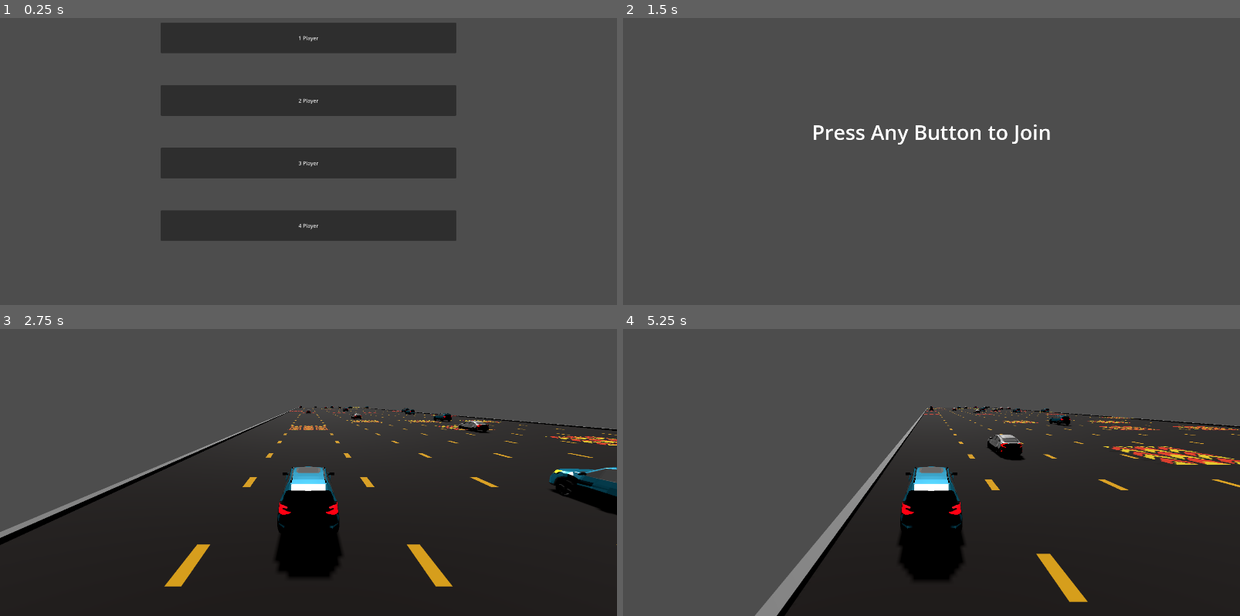
Above: before the commit, frames 1-4 (two rows, left to right).
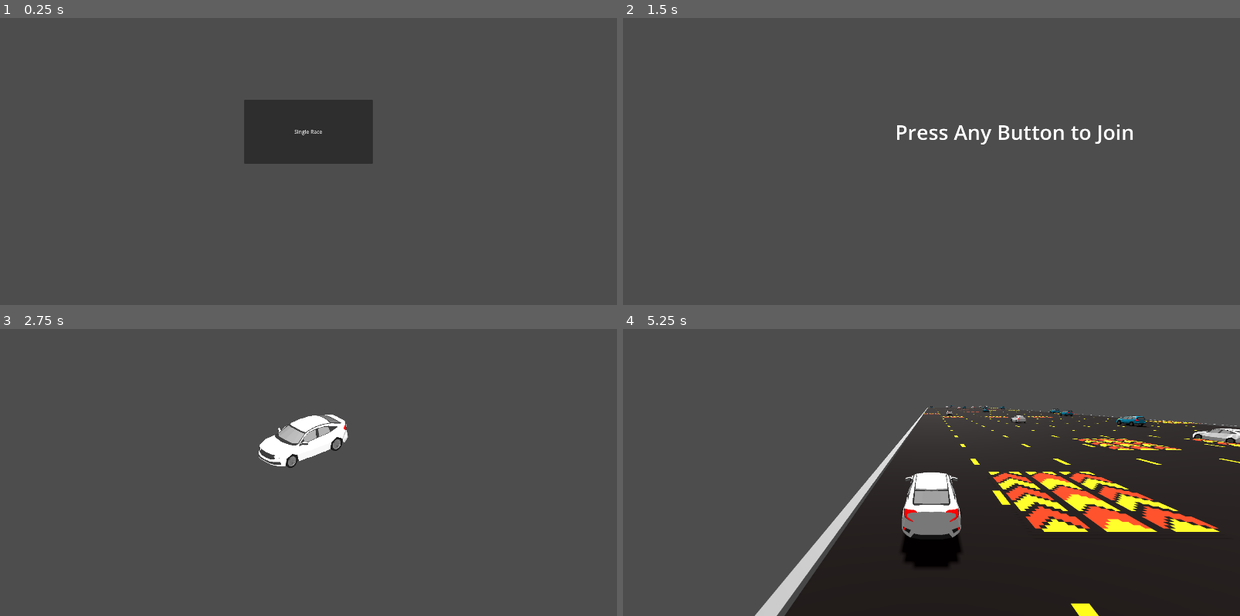
Above: after the commit, the same moments.

Repository: ethanbaedke/Race-Down-Roosevelt
Game: Godot game, scene res://game_manager.tscn
Two runs of this game, one before a commit and one after it. Both use one fixed random seed, a clock stepped at 60 frames per second and the inputs below.
Inputs (mouse positions are in pixels of both pictures, inside the frame that each line leads up to):
- Up to frame 1 (0.25 s): no input
- Up to frame 2 (1.5 s): click "1 Player" (after the commit: "Single Race") at 0.5 s; click (931, 38) at 1.25 s, where only the run after the commit has a clickable "1 Player"
- Up to frame 3 (2.75 s): tap Enter at 2 s; move the mouse to (444, 426) at 2.02 s; hold D from 2.03 s (still down); tap C at 2.1 s; click (444, 426) at 2.17 s
- Up to frame 4 (5.25 s): move the mouse to (808, 461) at 2.77 s; release D at 2.78 s; hold A 2.78-3.53 s; tap X at 2.85, 4.35 s; move the mouse to (993, 366) at 3.52 s; hold D 3.53-5.03 s; tap C at 3.6, 5.1 s; move the mouse to (900, 512) at 4.27 s; click (900, 512) at 4.42 s; move the mouse to (1116, 495) at 5.02 s; hold A from 5.03 s (still down)

The runs differ from the first frame. In frame 1, 20% of the frame differs, in the area x 26-74%, y 1-78%; in frame 2, 1.2%; in frame 3, 58%, in the area x 0-100%, y 26-100%; in frame 4, 11%.

Commit message:
Added main menu and menu manager to handle menu transitions.

Diff:
--- a/race-down-roosevelt/autoloads/rdr_logger.gd
+++ b/race-down-roosevelt/autoloads/rdr_logger.gd
@@ -49,6 +49,7 @@
 		return
 
 	var prefix:String = _get_prefix(source)
+	# TODO: This does not always print since the engine shuts down the console before the print is processed.
 	print_rich("[color=FUCHSIA]" + prefix + " " + contents + "[/color]")
 	get_tree().quit(1)
 
--- a/race-down-roosevelt/game_manager.gd
+++ b/race-down-roosevelt/game_manager.gd
@@ -1,57 +1,36 @@
 class_name GameManager extends Node
 
-@onready var _player_count_selection_scene:PackedScene = preload("res://menus/player_count_selection.tscn")
-@onready var _vehicle_selection_1p_scene:PackedScene = preload("res://menus/vehicle_selection_1p.tscn")
-@onready var _vehicle_selection_2p_scene:PackedScene = preload("res://menus/vehicle_selection_2p.tscn")
-@onready var _vehicle_selection_3p_scene:PackedScene = preload("res://menus/vehicle_selection_3p.tscn")
-@onready var _vehicle_selection_4p_scene:PackedScene = preload("res://menus/vehicle_selection_4p.tscn")
+@onready var _menu_manager_scene:PackedScene = preload("res://menus/menu_manager.tscn")
 @onready var _race_scene:PackedScene = preload("res://race/race.tscn")
 
-var _player_count_selection:PlayerCountSelection = null
-var _vehicle_selection:VehicleSelection = null
+var _menu_manager:MenuManager = null
 var _race:Race = null
+
+var _game_state:GameState = null
 
 func _ready() -> void:
 
+	_game_state = GameState.new()
+
 	while (true):
-		await _start_single_race()
+		# Create the menu manager.
+		_menu_manager = _menu_manager_scene.instantiate()
+		_menu_manager.game_state = _game_state
+		self.add_child(_menu_manager)
+
+		# Wait for menu manager to tell us to start a race.
+		await _menu_manager.ready_for_race
+		_menu_manager.queue_free()
+
+		# Start the race.
+		_race = _race_scene.instantiate()
+		# TODO: Replace racer parameters with passing game state directly to the race.
+		var params:RaceParameters = RaceParameters.new()
+		params.racer_objects = _game_state.racer_objects
+		_race.race_parameters = params
+		self.add_child(_race)
+		_race.setup_race()
+
+		# Wait for the race to tell us its ready for cleanup.
 		await _race.ready_for_cleanup
 		_race.queue_free()
-
-func _start_single_race() -> void:
-
-	RdrLogger.log(self, "Starting single race.")
-
-	# Have the user select the number of players they want in the game.
-	_player_count_selection = _player_count_selection_scene.instantiate()
-	self.add_child(_player_count_selection)
-	var player_count:int = await _player_count_selection.count_chosen
-	if (player_count == 0):
-		RdrLogger.fatal(self, _start_single_race.get_method() + " recieved invalid player count of " + str(player_count) + ". Must be 1-4.")
-		return
-	_player_count_selection.queue_free()
-
-	# Have players select their vehicles.
-	match (player_count):
-		1:
-			_vehicle_selection = _vehicle_selection_1p_scene.instantiate()
-		2:
-			_vehicle_selection = _vehicle_selection_2p_scene.instantiate()
-		3:
-			_vehicle_selection = _vehicle_selection_3p_scene.instantiate()
-		4:
-			_vehicle_selection = _vehicle_selection_4p_scene.instantiate()
-		_:
-			RdrLogger.fatal(self, _start_single_race.get_method() + " recieved invalid player count of " + str(player_count) + ". Must be 1-4.")
-			return
-	self.add_child(_vehicle_selection)
-	var racers:Array[RacerObject] = await _vehicle_selection.all_players_ready
-	_vehicle_selection.queue_free()
-
-	# Start the race.
-	var params:RaceParameters = RaceParameters.new()
-	params.racer_objects = racers
-	_race = _race_scene.instantiate()
-	_race.race_parameters = params
-	self.add_child(_race)
-	_race.setup_race()
--- /dev/null
+++ b/race-down-roosevelt/game_state.gd
@@ -0,0 +1,4 @@
+class_name GameState extends Resource
+
+@export var num_players:int = 0
+@export var racer_objects:Array[RacerObject] = []
--- /dev/null
+++ b/race-down-roosevelt/menus/main_menu.gd
@@ -0,0 +1,10 @@
+class_name MainMenu extends Control
+
+signal single_race_selected
+
+@onready var _single_race_button:Button = $SingleRaceButton
+
+func _ready() -> void:
+
+	_single_race_button.pressed.connect(func() -> void:
+		single_race_selected.emit())
--- /dev/null
+++ b/race-down-roosevelt/menus/main_menu.tscn
@@ -0,0 +1,27 @@
+[gd_scene format=3 uid="uid://b5m3ty8dnq8ga"]
+
+[ext_resource type="Script" uid="uid://bq2j10ilpk4uv" path="res://menus/main_menu.gd" id="1_8gy84"]
+
+[node name="MainMenu" type="Control" unique_id=1319831300]
+layout_mode = 3
+anchors_preset = 15
+anchor_right = 1.0
+anchor_bottom = 1.0
+grow_horizontal = 2
+grow_vertical = 2
+script = ExtResource("1_8gy84")
+
+[node name="SingleRaceButton" type="Button" parent="." unique_id=443695687]
+layout_mode = 1
+anchors_preset = 8
+anchor_left = 0.5
+anchor_top = 0.5
+anchor_right = 0.5
+anchor_bottom = 0.5
+offset_left = -200.0
+offset_top = -100.0
+offset_right = 200.0
+offset_bottom = 100.0
+grow_horizontal = 2
+grow_vertical = 2
+text = "Single Race"
--- /dev/null
+++ b/race-down-roosevelt/menus/menu_manager.gd
@@ -0,0 +1,119 @@
+class_name MenuManager extends Control
+
+signal ready_for_race
+
+enum MenuType {
+	NONE,
+	MAIN_MENU,
+	PLAYER_COUNT_SELECTION,
+	VEHICLE_SELECTION,
+}
+
+const CAMERA_OFFSET:Vector2 = Vector2(1920.0 * 0.5, 1080.0 * 0.5)
+
+@onready var _camera:Camera2D = $Camera2D
+
+@onready var _main_menu_scene:PackedScene = preload("res://menus/main_menu.tscn")
+@onready var _player_count_selection_scene:PackedScene = preload("res://menus/player_count_selection.tscn")
+@onready var _vehicle_selection_1p_scene:PackedScene = preload("res://menus/vehicle_selection_1p.tscn")
+@onready var _vehicle_selection_2p_scene:PackedScene = preload("res://menus/vehicle_selection_2p.tscn")
+@onready var _vehicle_selection_3p_scene:PackedScene = preload("res://menus/vehicle_selection_3p.tscn")
+@onready var _vehicle_selection_4p_scene:PackedScene = preload("res://menus/vehicle_selection_4p.tscn")
+
+var _main_menu:MainMenu = null
+var _player_count_selection:PlayerCountSelection = null
+var _vehicle_selection:VehicleSelection = null
+
+var game_state:GameState = null
+
+var _next_menu_position:Vector2 = Vector2.ZERO
+
+# TODO: Cleanup old menu.
+# TODO: Keep stack of old menu types to allow back navigation from any menu.
+# TODO: Disable old input/input-navigation from previous menu IMMEDIATELY after the menu begins moving.
+func _go_to_new_menu(type:MenuType) -> void:
+
+	var new_menu:Control = null
+	match (type):
+		MenuType.NONE:
+			return
+		MenuType.MAIN_MENU:
+			new_menu = _setup_main_menu()
+		MenuType.PLAYER_COUNT_SELECTION:
+			new_menu = _setup_player_count_selection()
+		MenuType.VEHICLE_SELECTION:
+			new_menu = _setup_vehicle_selection()
+
+	if (new_menu != null):
+		self.add_child(new_menu)
+		new_menu.position = _next_menu_position
+		_camera.position = _next_menu_position + CAMERA_OFFSET
+		_next_menu_position.x += 1920.0
+
+#region Main Menu
+
+func _setup_main_menu() -> Control:
+
+	_main_menu = _main_menu_scene.instantiate()
+	_main_menu.single_race_selected.connect(_on_main_menu_single_race_selected)
+	return _main_menu
+
+func _on_main_menu_single_race_selected() -> void:
+
+	_go_to_new_menu(MenuType.PLAYER_COUNT_SELECTION)
+
+#endregion
+
+#region Player Count Selection
+
+func _setup_player_count_selection() -> Control:
+
+	_player_count_selection = _player_count_selection_scene.instantiate()
+	_player_count_selection.count_chosen.connect(_on_player_count_selection_count_chosen)
+	return _player_count_selection
+
+func _on_player_count_selection_count_chosen(count:int) -> void:
+
+	game_state.num_players = count
+	_go_to_new_menu(MenuType.VEHICLE_SELECTION)
+
+#endregion
+
+#region Vehicle Selection
+
+func _setup_vehicle_selection() -> Control:
+
+	match (game_state.num_players):
+		1:
+			_vehicle_selection = _vehicle_selection_1p_scene.instantiate()
+		2:
+			_vehicle_selection = _vehicle_selection_2p_scene.instantiate()
+		3:
+			_vehicle_selection = _vehicle_selection_3p_scene.instantiate()
+		4:
+			_vehicle_selection = _vehicle_selection_4p_scene.instantiate()
+		_:
+			RdrLogger.fatal(self, _setup_vehicle_selection.get_method() + " expects num_players to be between 1-4 on GameState. num_players is " + str(game_state.num_players))
+			return
+
+	if (_vehicle_selection == null):
+		RdrLogger.fatal(self, _setup_vehicle_selection.get_method() + " could not create the vehicle selection scene.")
+		return
+
+	_vehicle_selection.all_players_ready.connect(_on_vehicle_selection_all_players_ready)
+	return _vehicle_selection
+
+func _on_vehicle_selection_all_players_ready(racer_objects:Array[RacerObject]) -> void:
+
+	game_state.racer_objects = racer_objects
+	ready_for_race.emit()
+
+#endregion
+
+func _ready() -> void:
+
+	if (game_state == null):
+		RdrLogger.fatal(self, _ready.get_method() + " expects the class to have a GameState reference.")
+		return
+
+	_go_to_new_menu(MenuType.MAIN_MENU)
--- /dev/null
+++ b/race-down-roosevelt/menus/menu_manager.tscn
@@ -0,0 +1,17 @@
+[gd_scene format=3 uid="uid://bpqhwjkap7iak"]
+
+[ext_resource type="Script" uid="uid://ct418ki6s0o41" path="res://menus/menu_manager.gd" id="1_xrek7"]
+
+[node name="MenuManager" type="Control" unique_id=891136904]
+layout_mode = 3
+anchors_preset = 15
+anchor_right = 1.0
+anchor_bottom = 1.0
+grow_horizontal = 2
+grow_vertical = 2
+script = ExtResource("1_xrek7")
+
+[node name="Camera2D" type="Camera2D" parent="." unique_id=2137746839]
+position = Vector2(960, 540)
+position_smoothing_enabled = true
+position_smoothing_speed = 10.0
Not shown, added: race-down-roosevelt/game_state.gd.uid
Not shown, added: race-down-roosevelt/menus/main_menu.gd.uid
Not shown, added: race-down-roosevelt/menus/menu_manager.gd.uid
